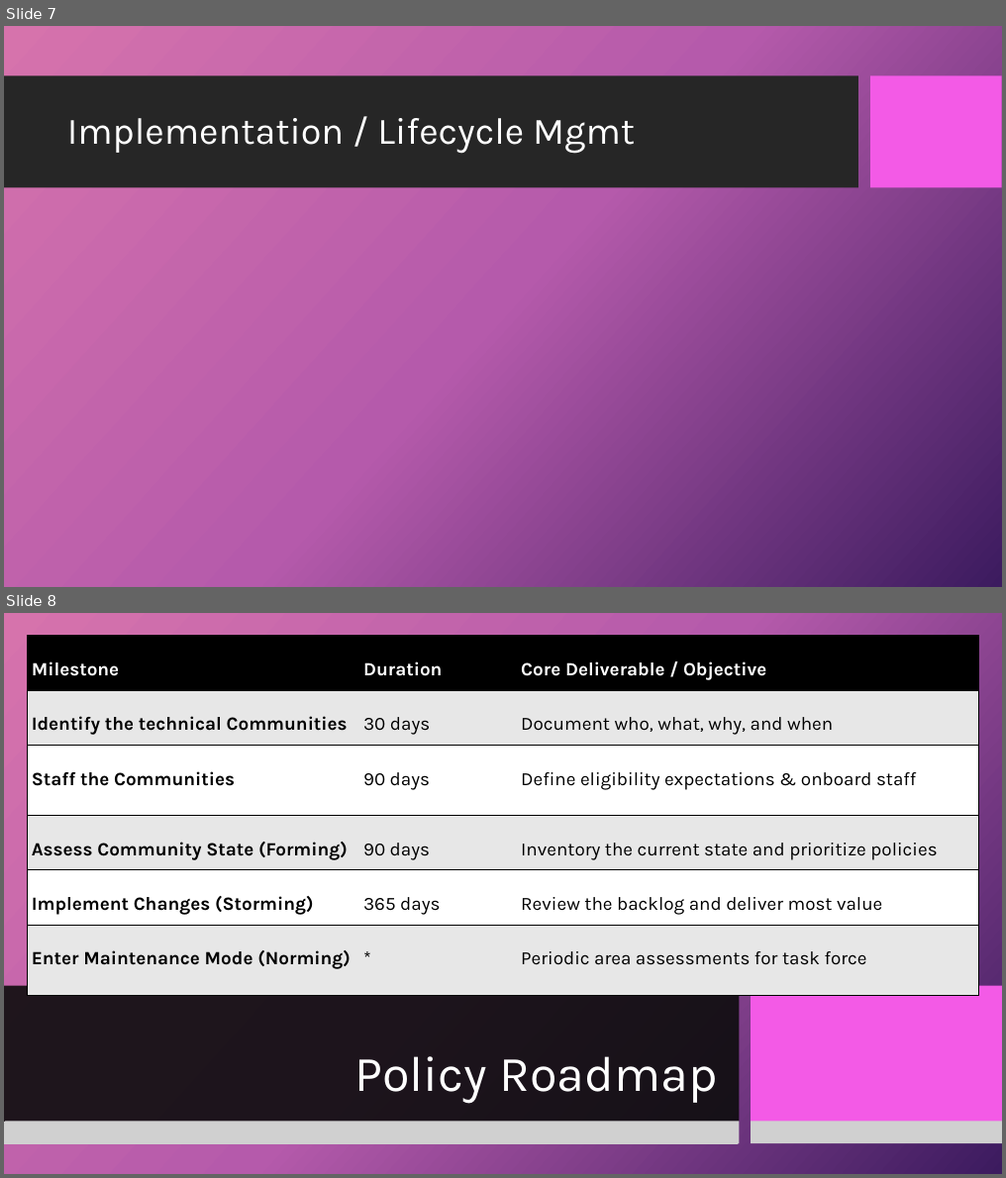
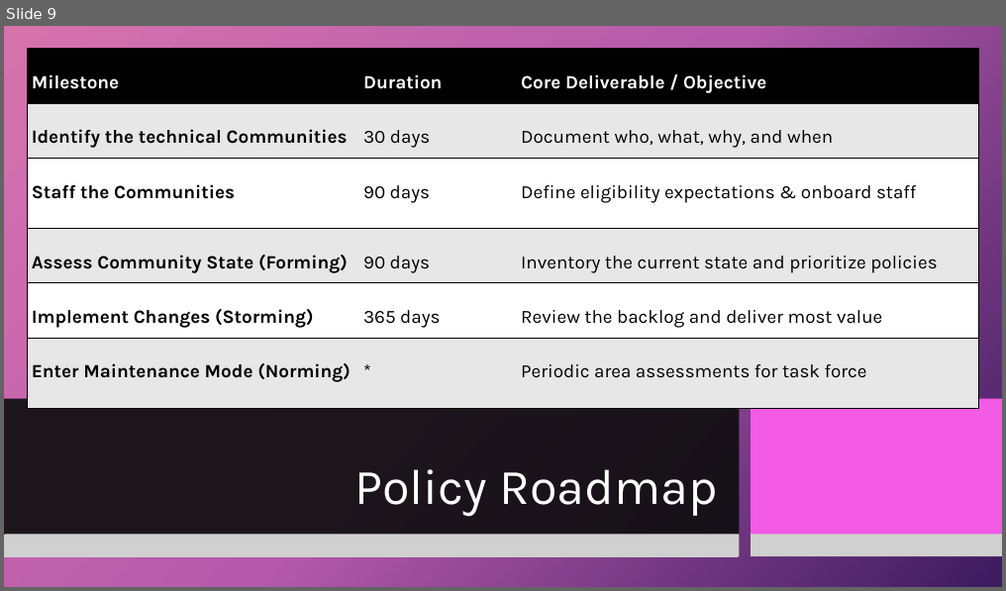
Before and after one commit to dr-natetorious/TIM-8190-Computer_Policy_Strategy, a slide deck: Section3_Implementation/Week8_Present/BachmeierNTIM8190-8.pptx. Shown one above the other, each under a label of ours: slides 7 and 8 before the commit, slide 9 after it. The pictures are 1006x1178 and 1006x591 pixels, drawn with LibreOffice and Linux fonts; fonts in the diff are those of the drawing; grey boxes stand for pictures; background and template pictures are left out. Boxes give left, top, right and bottom in pixels: in the first picture for what was removed or moved away, otherwise in the second. Text is boxed around its words. In the diff, an @@ line names an element or a change of style, - is before the commit and + after.

```diff
--- a/Section3_Implementation/Week8_Present/BachmeierNTIM8190-8.pptx
+++ b/Section3_Implementation/Week8_Present/BachmeierNTIM8190-8.pptx
@@ slide 7 removed at (x1=4, y1=26, x2=1002, y2=587), background picture (left out); not listed: 2 template elements that a slide beside it also shows @@
@@ title removed at (x1=67, y1=118, x2=635, y2=153) @@
-Implementation / Lifecycle Mgmt
@@ what was slide 8 is now slide 9 @@
```
Also in this commit, not shown: 1 slide changed, 8 slides added, 3 other slides removed.
